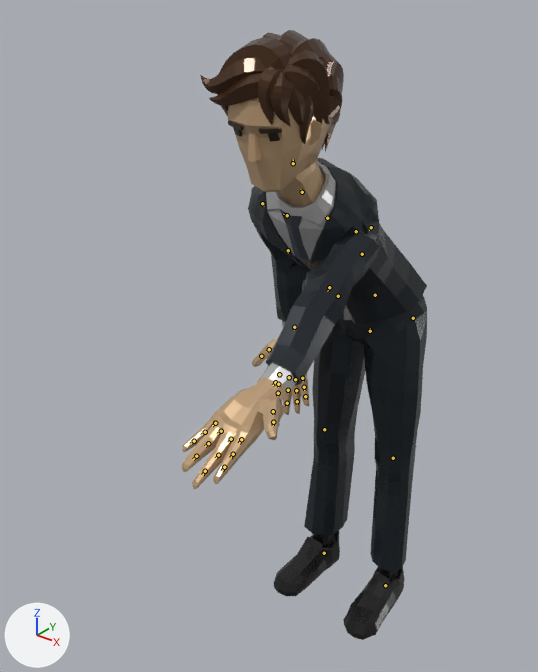
One commit to the glTF model game/assets/models/npc/player_aim.glb: the scene before it, then after it.
Before and after are seen from a 50 mm lens placed at (0.96, -1.714, 1.796), pointed at (-0.046, -0.457, 1.016). Arrows for +X, +Y and +Z are at lower left; the lights stay in place. The picture after the commit comes second. Both versions are drawn at frame 1 of the action 'CharacterArmatureAction'; the numbers are the values there. The bones that change, and the others that lie on the model, are drawn over the model as lines.

Names of what the first picture shows: 'Suit_Body', 'Suit_Feet', 'Suit_Head', 'Suit_Legs'.
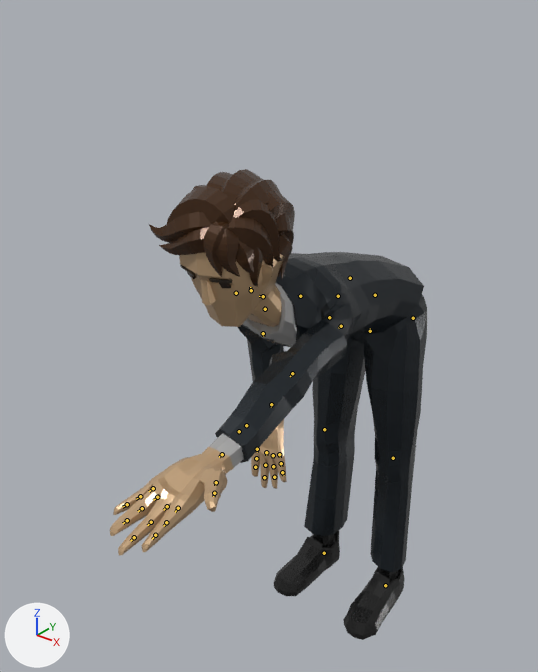
The edits, one by one:
Bone 'Abdomen' (bone_abdomen) turns from (32, 0, 0) to (58, 0, 0) degrees about its own x, y and z.
Bone 'Torso' (bone_torso) turns from (18, 0, 0) to (26, 0, 0) degrees about its own x, y and z.
Bone 'Neck' (bone_neck) turns from (-24, 0, 0) to (-46, 0, 0) degrees about its own x, y and z.
Bone 'Head' (bone_head) turns from (-14, 0, 0) to (-20, 0, 0) degrees about its own x, y and z.
Bone 'UpperArm.L' (bone_upperarm_l) turns from (160, -1, 90) to (110, 0, 89) degrees about its own x, y and z.
Bone 'LowerArm.L' (bone_lowerarm_l) turns from (8, 0, 9) to (6, 0, 8) degrees about its own x, y and z.
Bone 'Hand.L' (bone_hand_l) turns from (-18, -1, -7) to (-12, -2, -7) degrees about its own x, y and z.
Bone 'UpperArm.R' (bone_upperarm_r) turns from (-105, 0, -89) to (-139, 0, -89) degrees about its own x, y and z.

Changed parts and their boxes (x1, y1, x2, y2) in the pictures (538 x 672 px):
'Suit_Body', posed (28% wider, 8% shorter)
    before: (182, 158, 427, 489)
    after: (110, 252, 424, 556)
'Suit_Head', posed (10% shorter)
    before: (200, 30, 344, 206)
    after: (149, 169, 295, 327)
'Suit_Legs', posed
    before: (304, 295, 427, 572)
    after: (304, 294, 427, 572)
bone 'Abdomen', root to tip
    before: (375, 295) to (374, 293)
    after: (375, 295) to (373, 294)
bone 'Torso', root to tip
    before: (362, 254) to (361, 253)
    after: (350, 278) to (348, 278)
bone 'Neck', root to tip
    before: (302, 192) to (301, 189)
    after: (265, 309) to (263, 307)
bone 'Head', root to tip
    before: (293, 163) to (293, 159)
    after: (251, 290) to (250, 287)
bone 'UpperArm.L', root to tip
    before: (371, 227) to (369, 230)
    after: (341, 326) to (338, 328)
bone 'LowerArm.L', root to tip
    before: (329, 287) to (327, 291)
    after: (292, 373) to (290, 376)
bone 'Hand.L', root to tip
    before: (275, 382) to (272, 385)
    after: (222, 454) to (219, 457)
bone 'UpperArm.R', root to tip
    before: (262, 203) to (264, 206)
    after: (236, 293) to (237, 295)
